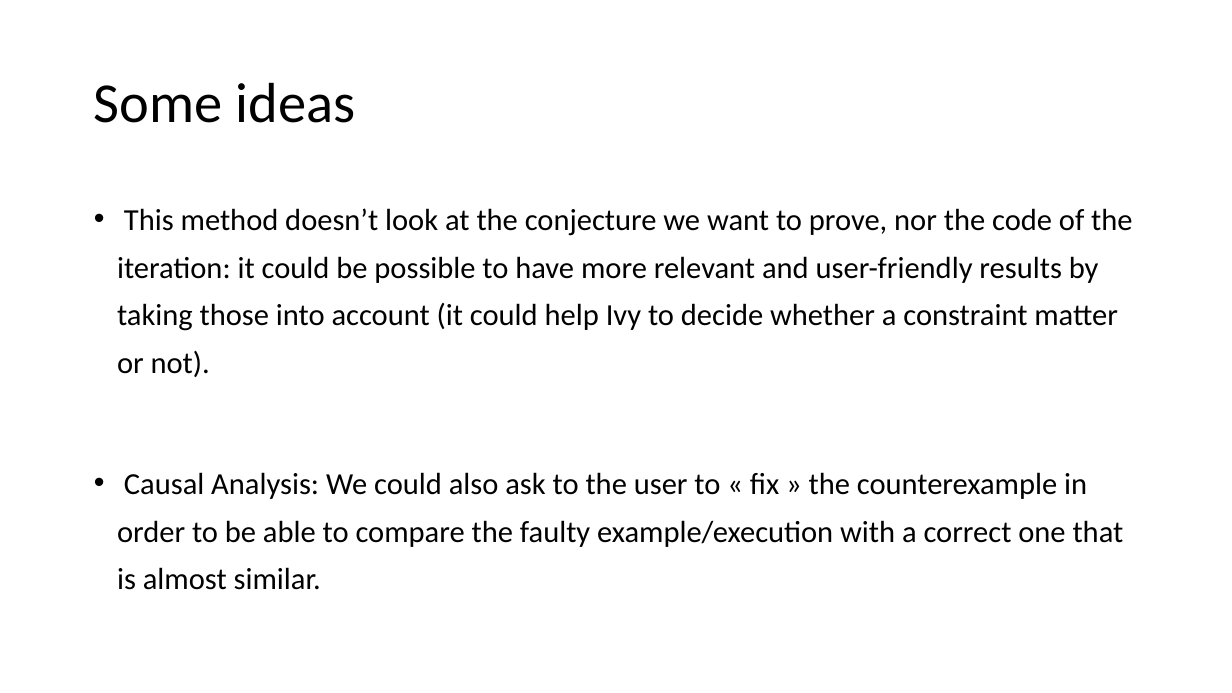
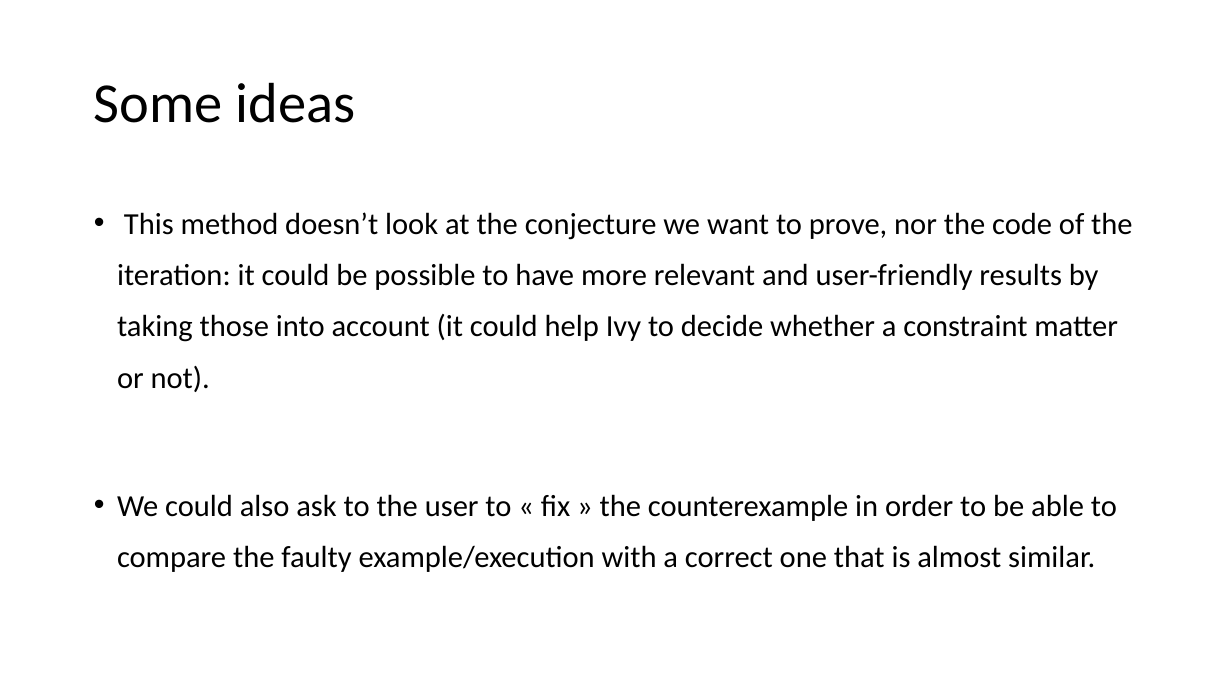
Before and after one commit to tjhance/ivy-research, a slide deck: slide 12 of interactive_proof/counterexample_generalization.pptx. Drawn at 1232x693 pixels with LibreOffice and Linux fonts; fonts in the diff are those of the drawing. Boxes give left, top, right and bottom in pixels: in the first picture for what was removed or moved away, otherwise in the second. Text is boxed around its words. In the diff, an @@ line names an element or a change of style, - is before the commit and + after.

```diff
--- a/interactive_proof/counterexample_generalization.pptx
+++ b/interactive_proof/counterexample_generalization.pptx
@@ text at (117, 212, 1132, 392): line spacing 1.3 to 1.4 @@
@@ text at (117, 494, 1117, 572): text changed @@
-• Causal Analysis: We could also ask to the user to « fix » the counterexample in order to be able to compare the faulty example/execution with a correct one that is almost similar.
+• We could also ask to the user to « fix » the counterexample in order to be able to compare the faulty example/execution with a correct one that is almost similar.
```
Also in this commit, not shown: 3 other slides changed, 6 slides added, 2 slides removed.
